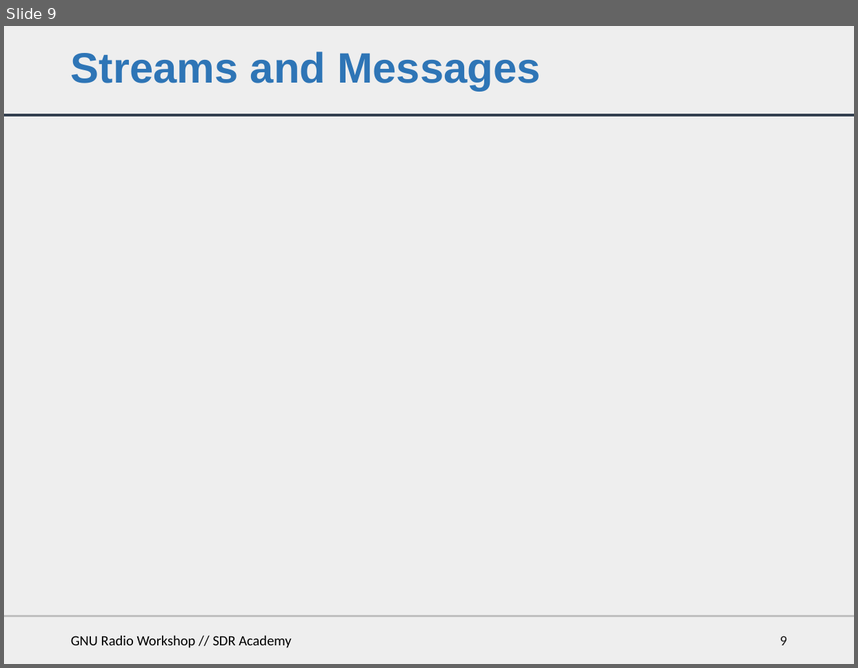
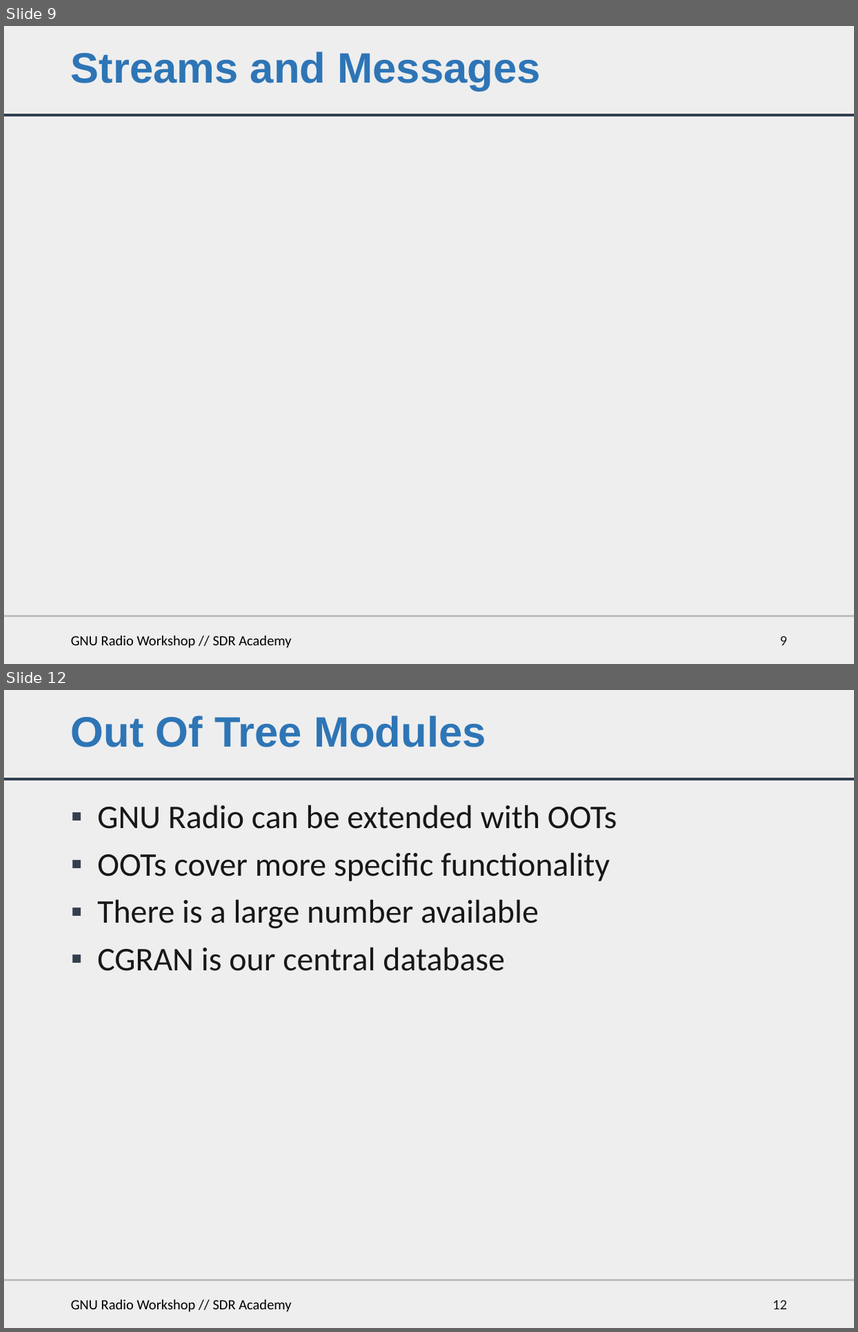
Before and after one commit to bastibl/gnuradio-workshop, a slide deck: gr-workshop.pptx. Shown one above the other, each under a label of ours: slide 9 before the commit, slides 9 and 12 after it; the slides between them are not shown. The pictures are 858x668 and 858x1332 pixels, drawn with LibreOffice and Linux fonts; fonts in the diff are those of the drawing. Boxes give left, top, right and bottom in pixels: in the first picture for what was removed or moved away, otherwise in the second. Text is boxed around its words. In the diff, an @@ line names an element or a change of style, - is before the commit and + after.

```diff
--- a/gr-workshop.pptx
+++ b/gr-workshop.pptx
@@ slide 12 added at box(4, 690, 854, 1328), background #EEEEEE; not listed: 2 template elements that a slide beside it also shows @@
@@ title added at box(71, 716, 486, 747), 36 pt, text #2E75B6, bold @@
+Out Of Tree Modules
@@ text added at box(97, 805, 617, 971), 28 pt, text #181717 @@
+▪ GNU Radio can be extended with OOTs
+▪ OOTs cover more specific functionality
+▪ There is a large number available
+▪ CGRAN is our central database
@@ text added at box(71, 1299, 291, 1312), 12 pt, text #000000 @@
+GNU Radio Workshop // SDR Academy
@@ page number added at box(773, 1299, 787, 1309), 12 pt, text #181717 @@
+12
```
Also in this commit, not shown: 2 slides changed, 4 other slides added.
